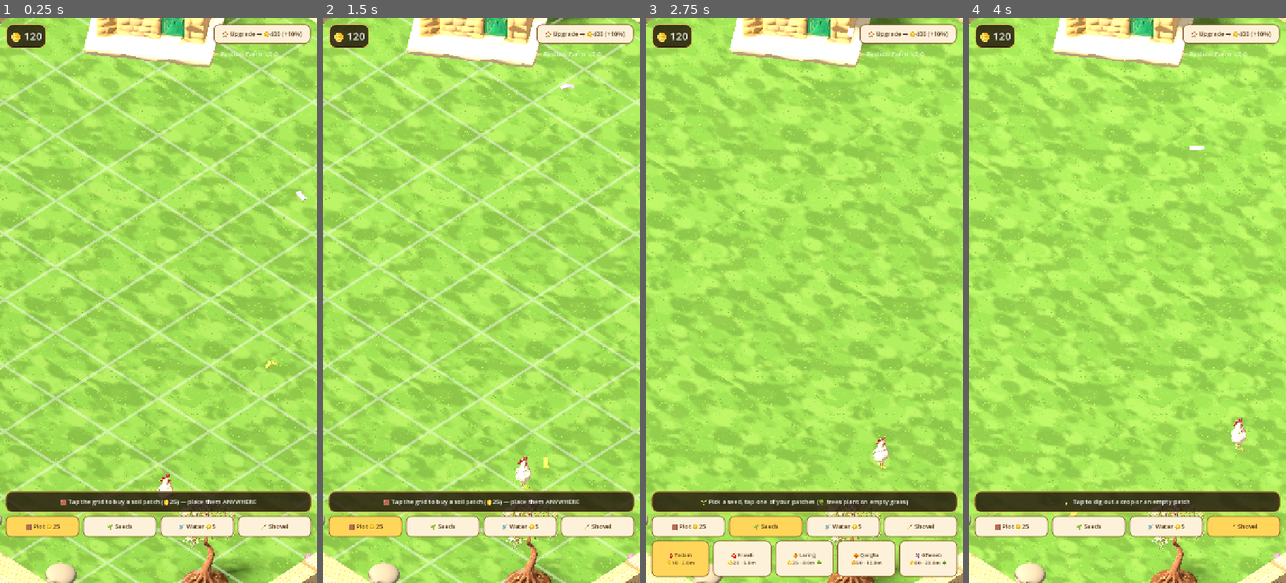
Above: before the commit, frames 1-4 (left to right).
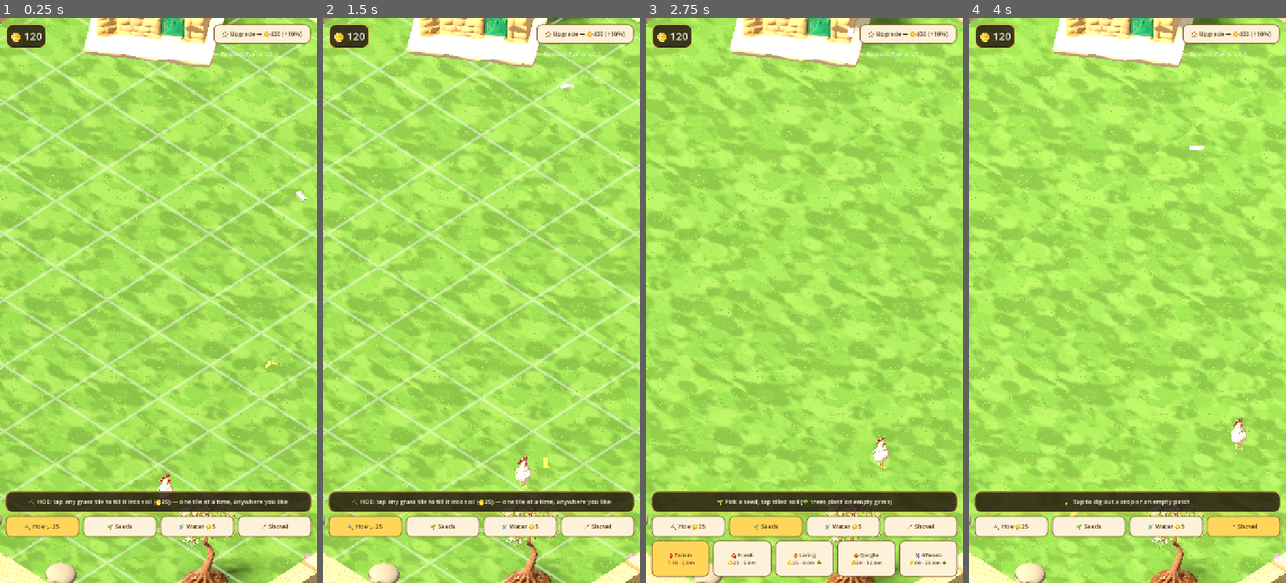
Above: after the commit, the same moments.

Repository: terencecamilleripesci/PastizziFarm3D
Game: Godot game, scene res://farm.tscn
Same seed, same stepped clock (60 frames per second), same inputs: the game is played once before the commit and once after it.
Inputs (mouse positions are in pixels of both pictures, inside the frame that each line leads up to):
- Up to frame 1 (0.25 s): no input
- Up to frame 2 (1.5 s): click (364, 526) at 0.5 s, where only the run before the commit has a clickable "🟫 Plot 🪙25"; click (364, 526) at 1.25 s, where only the run after the commit has a clickable "⛏️ Hoe 🪙25"
- Up to frame 3 (2.75 s): click "🌱 Seeds" at 2 s
- Up to frame 4 (4 s): click "🚿 Water 🪙5" at 2.75 s; click "🧹 Shovel" at 3.5 s

The runs differ from the first frame. In frame 1, 0.5% of the frame differs, in the area x 7-91%, y 6-91%; in frame 2, 0.5%; in frame 3, 0.4%; in frame 4, less than 0.1%.

Commit message:
v2.1: the HOE — till one grid tile into soil with a satisfying flip-up animation and flying dirt clods

Diff:
--- a/source/farm.gd
+++ b/source/farm.gd
@@ -1,5 +1,5 @@
 extends Node3D
-# ===== Pastizzi Farm 3D — v2.0 GRID ENGINE (the FarmVille 2 way) =====
+# ===== Pastizzi Farm 3D — v2.1 GRID ENGINE (the FarmVille 2 way) =====
 # The farm is a tile grid. You PLACE soil patches anywhere, plant one crop
 # per patch, trees live on their own tiles and regrow forever.
 # Tools: Plot / Seeds / Water / Shovel. Everything saves on-device.
@@ -348,7 +348,7 @@
 	coins_label.add_theme_font_size_override("font_size", 24)
 	chip.add_child(coins_label)
 	var title := Label.new()
-	title.text = "🥟 Pastizzi Farm  v2.0"
+	title.text = "🥟 Pastizzi Farm  v2.1"
 	title.set_anchors_preset(Control.PRESET_TOP_RIGHT)
 	title.offset_left = -240
 	title.offset_top = 70
@@ -387,7 +387,7 @@
 	tbar.offset_right = -12
 	tbar.add_theme_constant_override("separation", 8)
 	ui.add_child(tbar)
-	for t in [["plot", "🟫 Plot 🪙25"], ["seed", "🌱 Seeds"], ["water", "🚿 Water 🪙5"], ["shovel", "🧹 Shovel"]]:
+	for t in [["plot", "⛏️ Hoe 🪙25"], ["seed", "🌱 Seeds"], ["water", "🚿 Water 🪙5"], ["shovel", "🧹 Shovel"]]:
 		var tb := Button.new()
 		tb.text = t[1]
 		tb.size_flags_horizontal = Control.SIZE_EXPAND_FILL
@@ -424,8 +424,8 @@
 	seed_bar.visible = (t == "seed")
 	grid_overlay.visible = (t == "plot")
 	hint_label.text = {
-		"plot": "🟫 Tap the grid to buy a soil patch (🪙%d) — place them ANYWHERE" % PATCH_COST,
-		"seed": "🌱 Pick a seed, tap one of your patches (🌳 trees plant on empty grass)",
+		"plot": "⛏️ HOE: tap any grass tile to till it into soil (🪙%d) — one tile at a time, anywhere you like" % PATCH_COST,
+		"seed": "🌱 Pick a seed, tap tilled soil (🌳 trees plant on empty grass)",
 		"water": "🚿 Tap a growing crop — 🪙5 cuts 25% of the wait",
 		"shovel": "🧹 Tap to dig out a crop or an empty patch",
 	}[t]
@@ -496,6 +496,19 @@
 	var soil := _box(Vector3(TILE * 0.94, 0.12, TILE * 0.94), _tile_pos(tile) + Vector3(0, 0.06, 0), Color(1, 1, 1))
 	soil.material_override = _tmat("res://assets/tex_soil.png", 1.0)
 	grid[tile] = { "k": "patch", "c": -1, "t": 0.0, "rg": false, "node": null, "soil": soil, "mark": null }
+	if pay:   # tilling feel: the soil flips up out of the grass + clods fly
+		soil.scale = Vector3(0.2, 0.05, 0.2)
+		var tw := create_tween()
+		tw.tween_property(soil, "scale", Vector3(1.06, 1.3, 1.06), 0.18).set_trans(Tween.TRANS_BACK).set_ease(Tween.EASE_OUT)
+		tw.tween_property(soil, "scale", Vector3(1, 1, 1), 0.12)
+		for i in range(4):
+			var clod := _box(Vector3(0.16, 0.12, 0.16), _tile_pos(tile) + Vector3(0, 0.25, 0), Color(0.45, 0.3, 0.17))
+			clod.rotation_degrees = Vector3(randf_range(0, 90), randf_range(0, 90), 0)
+			var tw2 := create_tween()
+			tw2.set_parallel(true)
+			tw2.tween_property(clod, "position", clod.position + Vector3(randf_range(-1.0, 1.0), randf_range(0.7, 1.3), randf_range(-1.0, 1.0)), 0.4)
+			tw2.tween_property(clod, "scale", Vector3.ZERO, 0.45)
+			tw2.chain().tween_callback(clod.queue_free)
 
 func _plant_at(tile: Vector2i, cidx: int, t: float, rg: bool = false) -> void:
 	var crop: Dictionary = CROPS[cidx]
@@ -666,11 +679,11 @@
 				hint_label.text = "That tile is taken — pick an empty one."
 				return
 			if coins < PATCH_COST:
-				hint_label.text = "A patch costs 🪙%d!" % PATCH_COST
+				hint_label.text = "Tilling costs 🪙%d!" % PATCH_COST
 				return
 			_place_patch(tile)
 			_burst(_tile_pos(tile), Color(0.5, 0.35, 0.2), 5)
-			hint_label.text = "🟫 Patch laid — switch to 🌱 Seeds!"
+			hint_label.text = "⛏️ Tilled! Switch to 🌱 Seeds to plant it."
 			_save()
 		"seed":
 			var crop: Dictionary = CROPS[sel_crop]
@@ -689,7 +702,7 @@
 				_save()
 			else:
 				if e.is_empty() or e.get("k") != "patch":
-					hint_label.text = "Field crops need a 🟫 patch — lay one first!"
+					hint_label.text = "Field crops need tilled soil — use the ⛏️ Hoe first!"
 					return
 				if e.c >= 0:
 					hint_label.text = "This patch is busy — it's growing."
Not shown, changed: index.html
Not shown, removed: pf200.apple-touch-icon.png
Not shown, removed: pf200.audio.position.worklet.js
Not shown, removed: pf200.audio.worklet.js
Not shown, removed: pf200.html
Not shown, removed: pf200.icon.png
Not shown, removed: pf200.js
Not shown, changed: pf200.pck
Not shown, removed: pf200.png
Not shown, changed: pf200.wasm
Not shown, added: pf210.apple-touch-icon.png
Not shown, added: pf210.audio.position.worklet.js
(and 7 more such lines)
